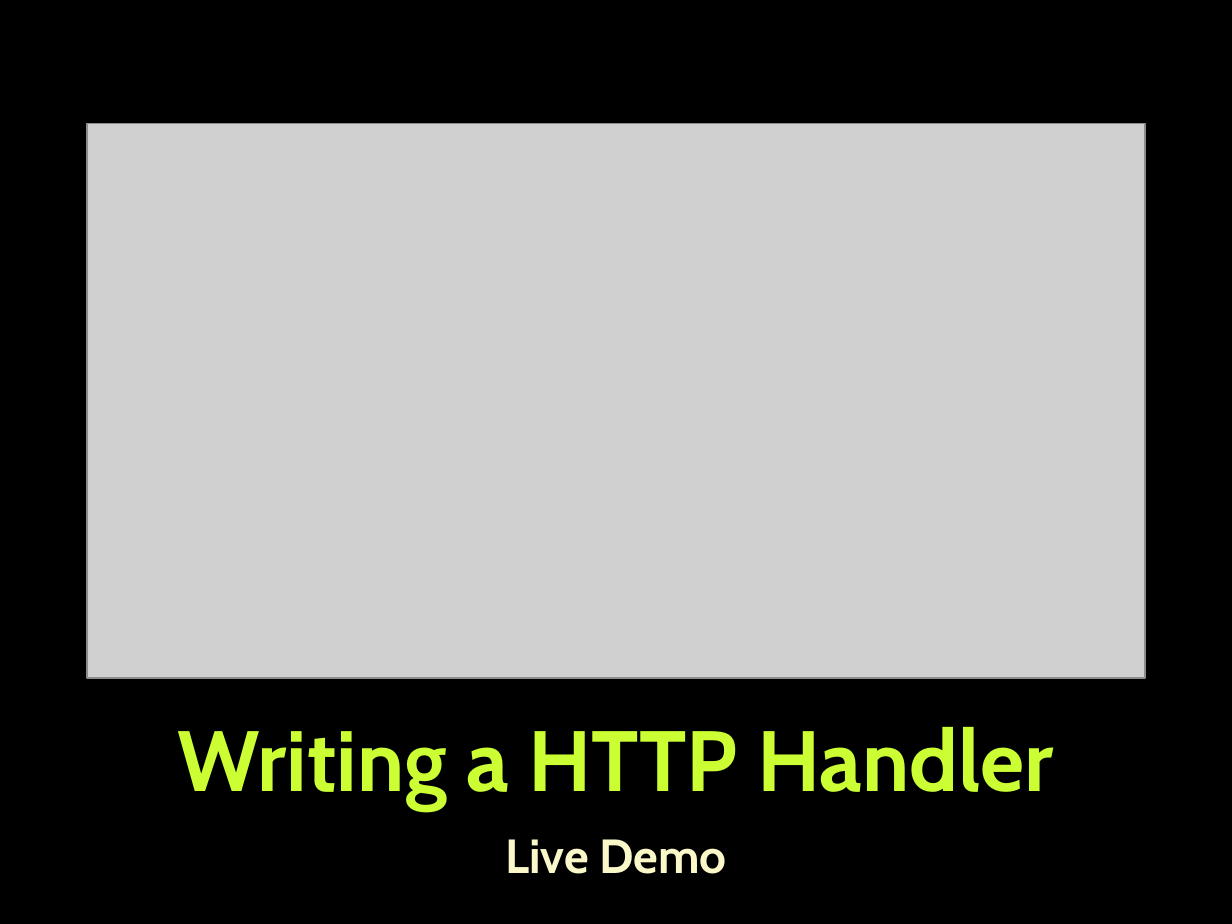
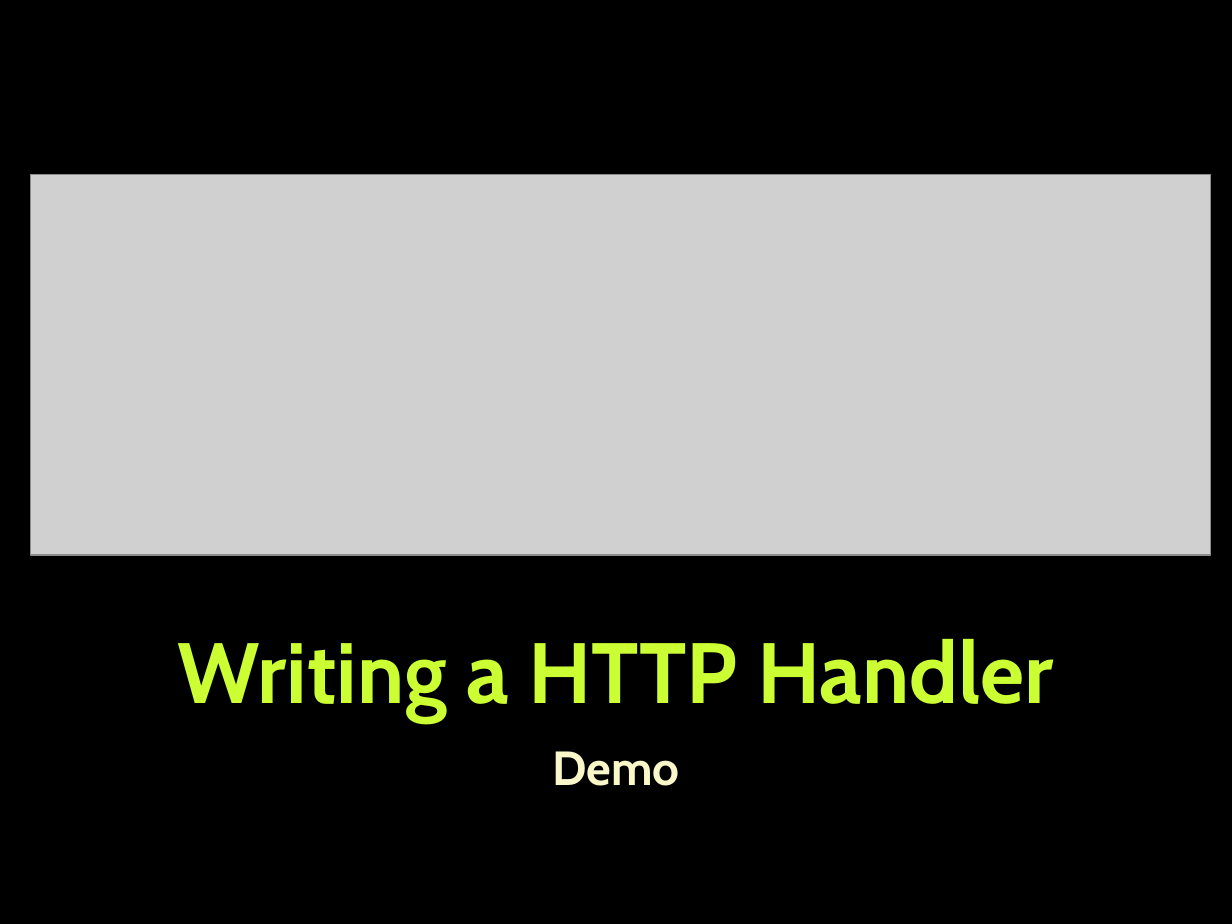
Before and after one commit to TelerikAcademy/ASP.NET-Web-Forms, a slide deck: slide 30 of 01. Introduction-to-ASP.NET/Introduction-to-ASP.NET.pptx. Drawn at 1232x924 pixels with LibreOffice and Linux fonts; fonts in the diff are those of the drawing; grey boxes stand for pictures; background and template pictures are left out. Boxes give left, top, right and bottom in pixels: in the first picture for what was removed or moved away, otherwise in the second. Text is boxed around its words. In the diff, an @@ line names an element or a change of style, - is before the commit and + after.

```diff
--- a/01. Introduction-to-ASP.NET/Introduction-to-ASP.NET.pptx
+++ b/01. Introduction-to-ASP.NET/Introduction-to-ASP.NET.pptx
@@ picture: place and size @@
-picture at [87, 123, 1146, 678]
+picture at [31, 175, 1211, 556]
@@ title "Writing a HTTP Handler": place and size @@
-title "Writing a HTTP Handler" at [178, 726, 1054, 810]
+title "Writing a HTTP Handler" at [178, 638, 1054, 722]
@@ subtitle at [552, 751, 679, 786]: text changed @@
-Live Demo
+Demo
```
Also in this commit, not shown: 22 other slides changed, 4 slides added, 2 slides removed, 1 other file.
